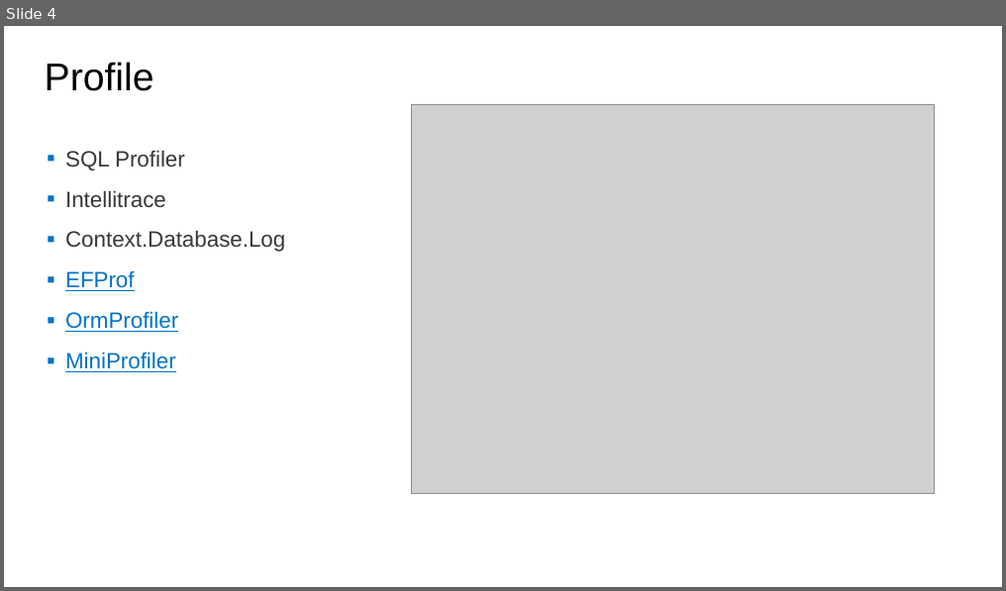
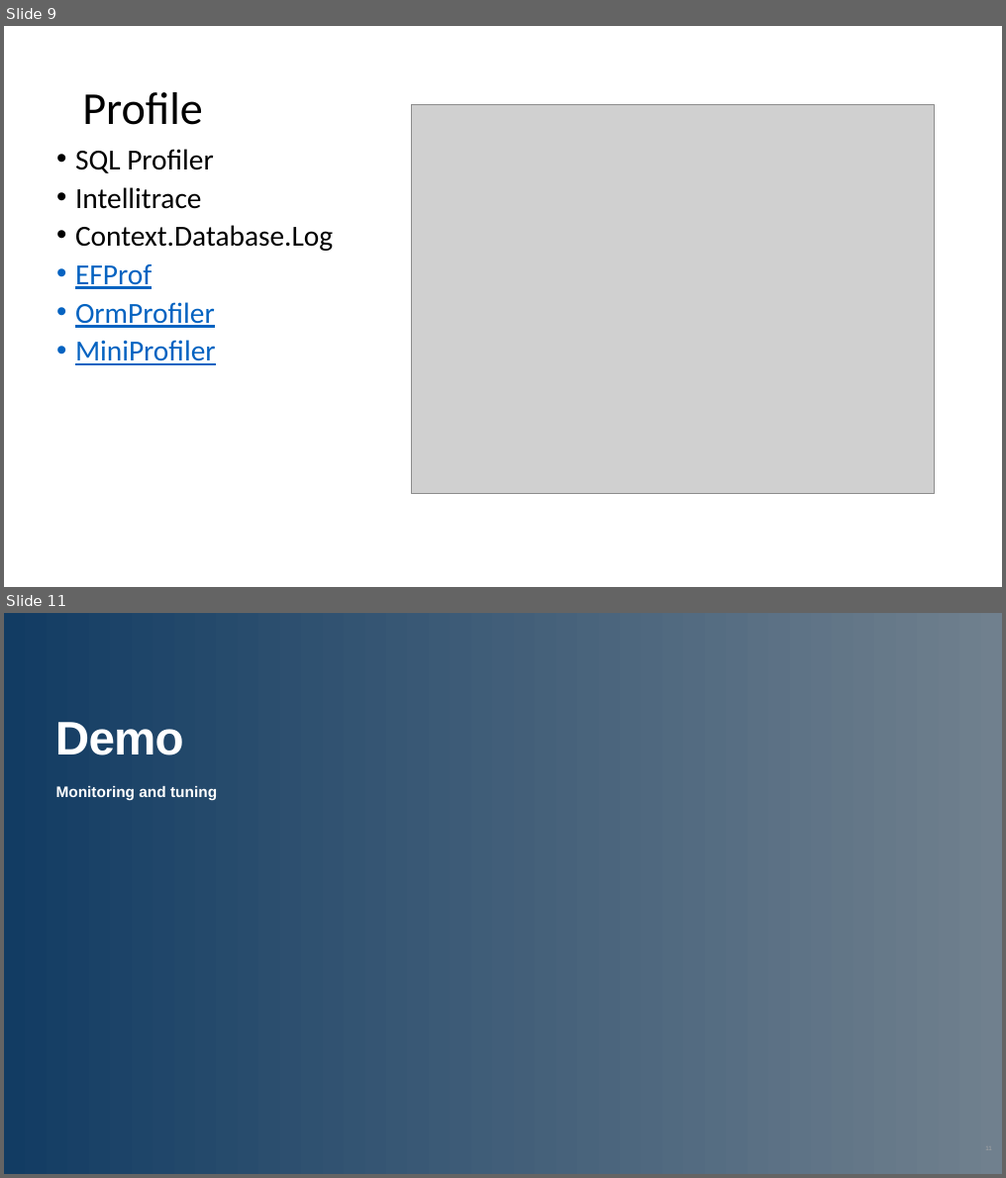
Before and after one commit to jwooley/RecipeWebApi, a slide deck: EFPerf.pptx. Shown one above the other, each under a label of ours: slide 4 before the commit, slides 9 and 11 after it; the slides between them are not shown. The pictures are 1006x591 and 1006x1178 pixels, drawn with LibreOffice and Linux fonts; fonts in the diff are those of the drawing; grey boxes stand for pictures; background and template pictures are left out. Boxes give left, top, right and bottom in pixels: in the first picture for what was removed or moved away, otherwise in the second. Text is boxed around its words. In the diff, an @@ line names an element or a change of style, - is before the commit and + after.

```diff
--- a/EFPerf.pptx
+++ b/EFPerf.pptx
@@ slide 11 added at [4,613,1002,1174], background gradient #123C63 to #70808E @@
@@ title added at [55,722,184,756], 34 pt, text #FFFFFF, bold @@
+Demo
@@ subtitle added at [56,786,217,801], 11 pt, text #FFFFFF, bold @@
+Monitoring and tuning
@@ page number added at [777,1133,1002,1162], 4.5 pt, text #A6A6A6 @@
+11
@@ what was slide 4 is now slide 9 @@
@@ slide 9 changed as well @@
@@ title "Profile": place and size @@
-title "Profile" at [45,62,154,91]
+title "Profile" at [82,92,202,125]
@@ title "Profile" at [82,92,202,125]: size 28 to 33 pt, font Arial to Calibri; vertical alignment top to middle @@
@@ text "SQL Profiler" at [75,149,333,366]: size 16 to 21 pt, font Arial to Calibri; text colour #373737 to #000000 in "SQL Profiler", "Intellitrace", "Context.Database.Log"; text colour #0072C8 to #0563C1 in "EFProf", "OrmProfiler", "MiniProfiler"; bullet ▪ to •; line spacing 0.9 to 0.8; less space between paragraphs @@
```
Also in this commit, not shown: 13 other slides changed, 5 other slides added, 1 slide removed.
